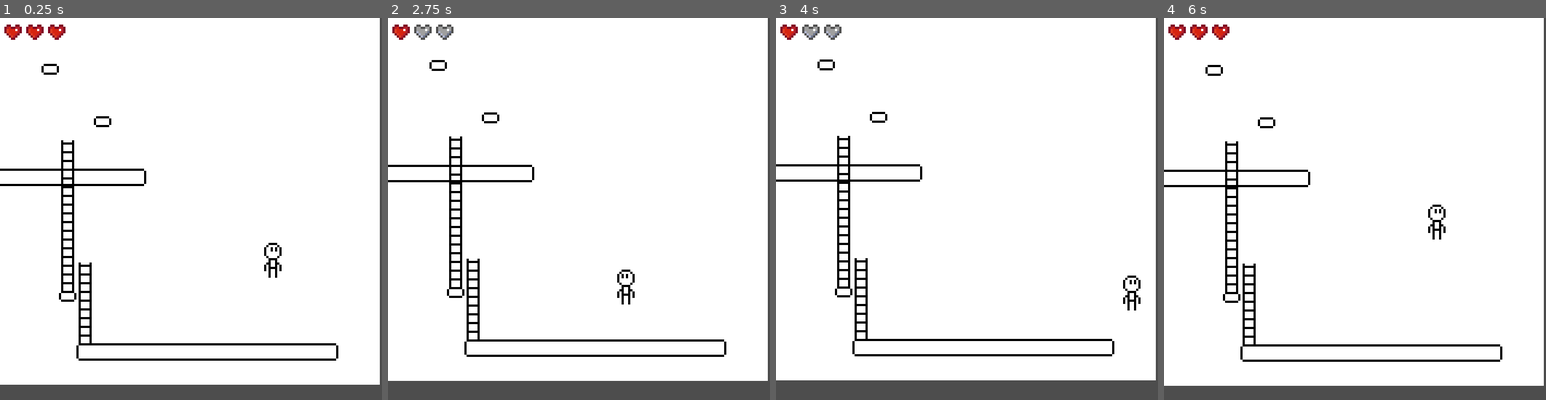
Above: before the commit, frames 1-4 (left to right).
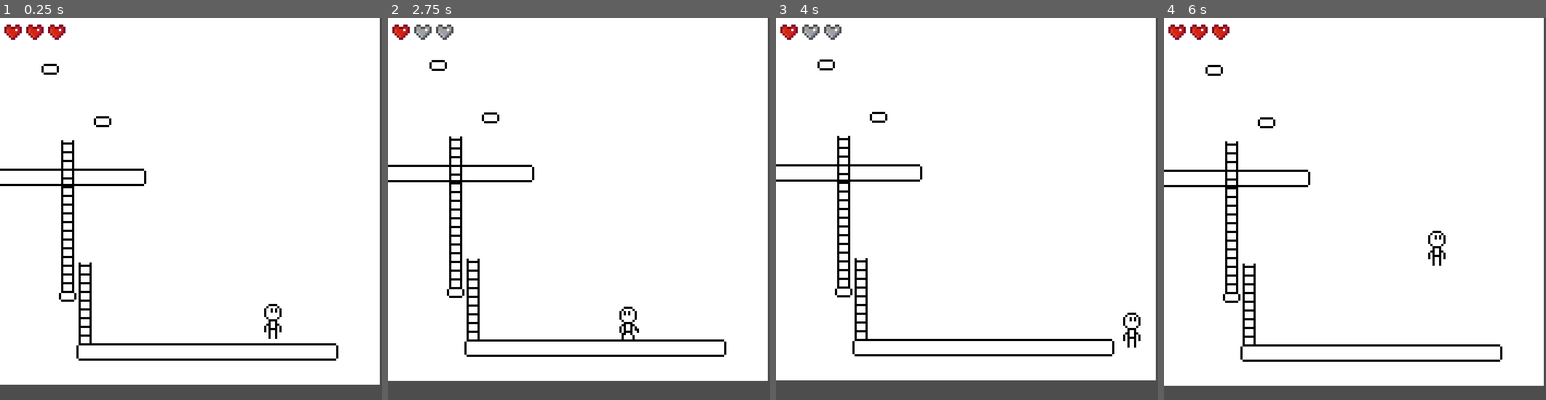
Above: after the commit, the same moments.

Repository: bparticle/godot-basic
Game: Godot game, scene res://Game.tscn
Two runs of this game, one before a commit and one after it. Both use one fixed random seed, a clock stepped at 60 frames per second and the inputs below.
Inputs:
- Up to frame 1 (0.25 s): no input
- Up to frame 2 (2.75 s): hold Up (ui_up) 0.53-1.28 s; hold Right (ui_right) 0.53-2.03 s; tap Up (ui_up) at 1.35, 1.52, 1.82 s; tap Enter at 2 s; hold Left (ui_left) from 2.03 s (still down); hold Up (ui_up) from 2.03 s (still down)
- Up to frame 3 (4 s): release Left (ui_left) at 2.78 s; release Up (ui_up) at 2.78 s; hold Right (ui_right) from 2.78 s (still down); tap Up (ui_up) at 2.85, 3.02, 3.32 s; hold Up (ui_up) from 3.53 s (still down)
- Up to frame 4 (6 s): release Right (ui_right) at 4.28 s; release Up (ui_up) at 4.28 s; hold Left (ui_left) 4.28-5.03 s; tap Up (ui_up) at 4.35, 4.52, 4.82 s; tap Space at 5 s; hold Right (ui_right) 5.03-5.75 s; hold Up (ui_up) 5.03-5.75 s; click "Restart" at 5.75 s

The runs differ from the first frame. In frame 1, 0.3% of the frame differs, in the area x 69-74%, y 58-84%; in frame 2, 0.3%; in frame 3, 0.3%; in frame 4, 0.3%.

Commit message:
player improvements

Diff:
--- a/Player.gd
+++ b/Player.gd
@@ -10,6 +10,15 @@
 
 # Jump system - simple UP key jumping
 @export var jump_power: float = 1.0 # Jump power multiplier
+
+# Platformer improvements
+@export_group("Platformer Improvements")
+@export var jump_buffer_time: float = 0.1 # How long to buffer jump input
+@export var coyote_time: float = 0.1 # How long to allow jumping after leaving ground
+@export var fall_gravity_scale: float = 2.0 # Higher gravity when falling
+@export var low_jump_gravity_scale: float = 1.8 # Gravity when releasing jump early
+@export var ledge_push_amount: float = 6.0 # How far to push when hitting ceiling
+@export var ledge_probe_offset: float = 6.0 # Distance to probe for ledge push
 
 # Collision system - easily tweakable in Godot editor
 @export_group("Collision Shapes")
@@ -78,6 +87,11 @@
 # Simple jump system
 var just_jumped_off_ladder = false # Flag to prevent crouching after ladder jump
 
+# Platformer improvement timers
+var jump_buffer_timer: float = 0.0 # Timer for jump buffering
+var coyote_timer: float = 0.0 # Timer for coyote time
+var was_on_floor: bool = false # Track previous frame floor state
+
 # Ladder centering system
 var ladder_center_x: float = 0.0 # X position of the ladder center
 var ladder_centering_strength: float = 200.0 # How strong the centering force is
@@ -123,6 +137,9 @@
 	# Handle platform-ladder pass-through
 	handle_platform_ladder_pass_through(delta)
 
+	# Update platformer improvement timers
+	update_platformer_timers(delta)
+
 	# Handle state-specific logic
 	if is_climbing:
 		handle_climbing(delta)
@@ -134,6 +151,9 @@
 			apply_gravity(delta)
 		handle_movement(delta)
 
+	# Try to consume buffered jump after movement
+	try_consume_buffered_jump()
+
 	update_animation()
 	update_collision_shape() # Update collision based on animation
 	move_and_slide()
@@ -156,39 +176,40 @@
 	# Check ceiling clearance
 	check_ceiling_clearance()
 
-	# Handle jump input with priority
+	# Handle jump input with priority (now includes buffering)
 	handle_jump_input()
 
 	# Handle state transitions
 	handle_state_transitions()
 
 func handle_jump_input() -> void:
-	"""Handle jump input - UP key while moving"""
-	# Check for UP key press
-	if not Input.is_action_just_pressed("ui_up"):
-		return
-
-	# Can only jump when on floor and not crouching/climbing
-	if is_on_floor() and not is_crouching and not is_climbing:
-		# Simple jump
-		jump_phase = "up"
-		velocity.y = JUMP_VELOCITY * jump_power
-		print("Jumping! velocity.y: ", velocity.y)
-
-	# Special case: jumping while climbing
-	elif is_climbing:
-		# Break out of climbing and jump
-		is_climbing = false
-
-		# Reset crouching state when jumping off ladder
-		is_crouching = false
-		forced_crouch = false
-		just_jumped_off_ladder = true
-
-		# Simple jump off ladder
-		jump_phase = "up"
-		velocity.y = JUMP_VELOCITY * jump_power
-		print("Jumping off ladder! velocity.y: ", velocity.y)
+	"""Handle jump input - UP key while moving with buffering"""
+	# Check for UP key press and buffer it
+	if Input.is_action_just_pressed("ui_up"):
+		jump_buffer_timer = jump_buffer_time
+		print("Jump input buffered! Timer: ", jump_buffer_timer)
+
+	# Try immediate jump if conditions are met
+	if jump_buffer_timer > 0.0:
+		# Can jump when on floor and not crouching/climbing
+		if is_on_floor() and not is_crouching and not is_climbing:
+			do_jump()
+			jump_buffer_timer = 0.0
+			print("Immediate jump! velocity.y: ", velocity.y)
+		# Special case: jumping while climbing
+		elif is_climbing:
+			# Break out of climbing and jump
+			is_climbing = false
+
+			# Reset crouching state when jumping off ladder
+			is_crouching = false
+			forced_crouch = false
+			just_jumped_off_ladder = true
+
+			# Jump off ladder
+			do_jump()
+			jump_buffer_timer = 0.0
+			print("Jumping off ladder! velocity.y: ", velocity.y)
 
 func handle_state_transitions() -> void:
 	"""Handle transitions between different movement states"""
@@ -223,7 +244,16 @@
 
 func apply_gravity(delta: float) -> void:
 	if not is_on_floor():
-		velocity.y += gravity * delta
+		var gravity_scale = 1.0
+
+		# Higher gravity when falling
+		if velocity.y > 0.0:
+			gravity_scale = fall_gravity_scale
+		# Variable jump height - cut jump if releasing early
+		elif not Input.is_action_pressed("ui_up") and velocity.y < 0.0:
+			gravity_scale = low_jump_gravity_scale
+
+		velocity.y += gravity * gravity_scale * delta
 
 
 func handle_movement(delta: float) -> void:
@@ -416,7 +446,9 @@
 
 	# Check for ceiling collision during jump (velocity suddenly stops or reverses)
 	if jump_phase in ["up", "peak"] and velocity.y >= 0 and last_velocity_y < -50:
-		# Player hit ceiling during jump, transition to down phase
+		# Player hit ceiling during jump, try ledge push-around
+		handle_ledge_push_around()
+		# Transition to down phase
 		print("JUMP INTERRUPTION: Ceiling collision detected, transitioning to down phase")
 		jump_phase = "down"
 		return
@@ -841,3 +873,59 @@
 
 	# If no collision found, there's enough clearance
 	return result.is_empty()
+
+# Platformer improvement functions
+func update_platformer_timers(delta: float) -> void:
+	"""Update jump buffering and coyote time timers"""
+	# Update jump buffer timer
+	if jump_buffer_timer > 0.0:
+		jump_buffer_timer -= delta
+
+	# Update coyote timer
+	if is_on_floor():
+		coyote_timer = coyote_time
+	else:
+		coyote_timer = max(0.0, coyote_timer - delta)
+
+	# Track floor state for next frame
+	was_on_floor = is_on_floor()
+
+func try_consume_buffered_jump() -> void:
+	"""Try to consume a buffered jump input after movement"""
+	if jump_buffer_timer <= 0.0:
+		return
+
+	# Can jump if on floor or in coyote time, and not crouching/climbing
+	if (is_on_floor() or coyote_timer > 0.0) and not is_crouching and not is_climbing:
+		do_jump()
+		jump_buffer_timer = 0.0
+		coyote_timer = 0.0
+		print("Buffered jump consumed! velocity.y: ", velocity.y)
+
+func do_jump(jump_strength: float = JUMP_VELOCITY * jump_power) -> void:
+	"""Centralized jump function for consistent behavior"""
+	jump_phase = "up"
+	velocity.y = jump_strength
+	# Clear any conflicting timers
+	jump_buffer_timer = 0.0
+	coyote_timer = 0.0
+
+func handle_ledge_push_around() -> void:
+	"""Try to push player around ledge when hitting ceiling"""
+	var space_state = get_world_2d().direct_space_state
+
+	# Check if there's space to the left and right
+	var left_probe_pos = global_position + Vector2(-ledge_probe_offset, -collision_jump_size.y)
+	var right_probe_pos = global_position + Vector2(ledge_probe_offset, -collision_jump_size.y)
+
+	# Use the correct Godot 4 API for intersect_point
+	var left_free = space_state.intersect_point(left_probe_pos).is_empty()
+	var right_free = space_state.intersect_point(right_probe_pos).is_empty()
+
+	# Push in the direction that has space
+	if right_free and not left_free:
+		global_position.x += ledge_push_amount
+		print("LEDGE PUSH: Pushed right by ", ledge_push_amount)
+	elif left_free and not right_free:
+		global_position.x -= ledge_push_amount
+		print("LEDGE PUSH: Pushed left by ", ledge_push_amount)
